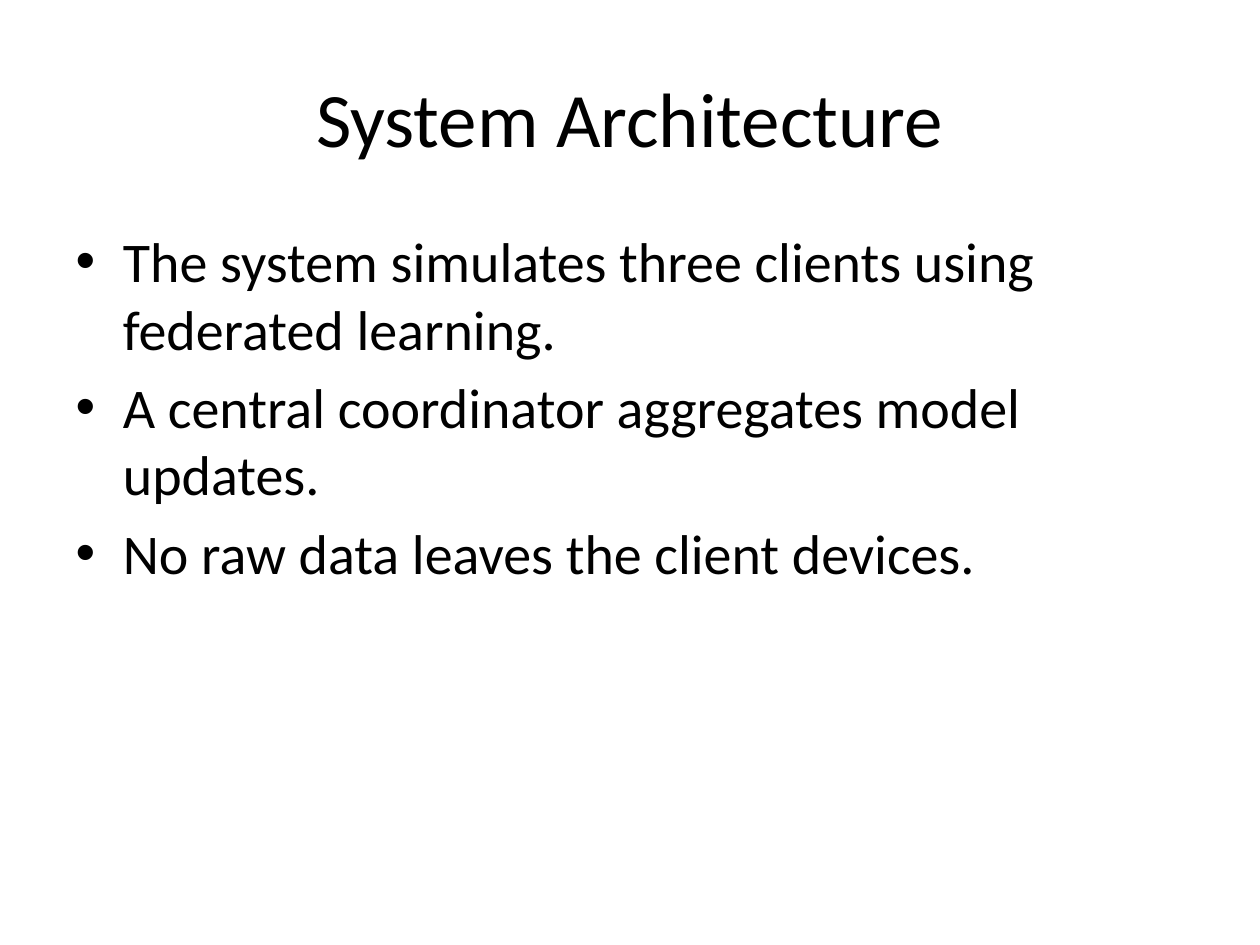
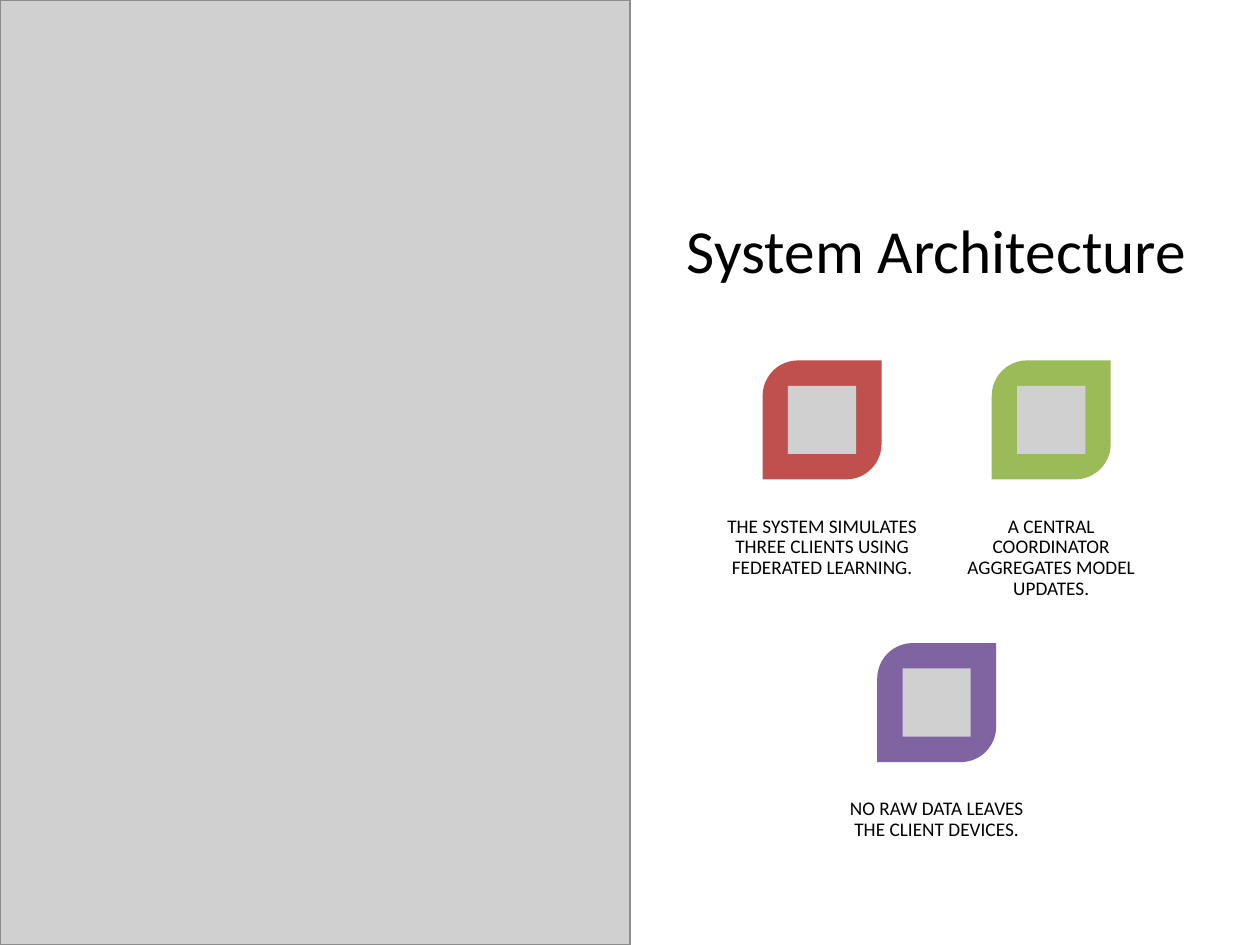
Before and after one commit to rahul2287/fraud-detection-federated, a slide deck: slide 2 of fraud-detection-federated/docs/fraud_detection_presentation.pptx. Drawn at 1260x945 pixels with LibreOffice and Linux fonts; fonts in the diff are those of the drawing; grey boxes stand for pictures. Boxes give left, top, right and bottom in pixels: in the first picture for what was removed or moved away, otherwise in the second. Text is boxed around its words. In the diff, an @@ line names an element or a change of style, - is before the commit and + after.

```diff
--- a/fraud-detection-federated/docs/fraud_detection_presentation.pptx
+++ b/fraud-detection-federated/docs/fraud_detection_presentation.pptx
@@ picture added at [0, 0, 630, 945] @@
@@ title "System Architecture": place and size @@
-title "System Architecture" at [316, 93, 943, 160]
+title "System Architecture" at [687, 230, 1186, 283]
@@ title "System Architecture" at [687, 230, 1186, 283]: size 44 to 35 pt; vertical alignment middle to bottom @@
@@ text removed at [123, 243, 1034, 575] @@
-• The system simulates three clients using federated learning.
-• A central coordinator aggregates model updates.
-• No raw data leaves the client devices.
@@ group added at [727, 360, 1135, 836]: 3 round diag rects, 3 pictures, 3 texts @@
+THE SYSTEM SIMULATES THREE CLIENTS USING FEDERATED LEARNING.
+A CENTRAL COORDINATOR AGGREGATES MODEL UPDATES.
+NO RAW DATA LEAVES THE CLIENT DEVICES.
```
Also in this commit, not shown: 3 other slides changed, 5 slides added.
